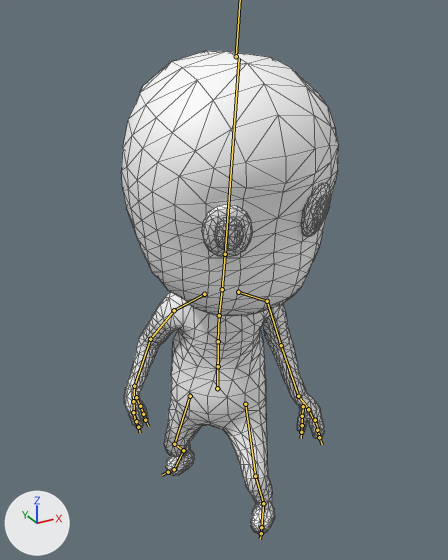
The FBX model Assets/Animations/Idle.fbx: old version first, new version second.
Camera for both pictures: a 50 mm camera at (-1.58, -2.96, 3.09) aimed at (0.0, -0.08, 1.65). The lights are fixed; the arrows at lower left show +X, +Y and +Z. Both versions are drawn at frame 56 of the action 'mixamo.com'; the numbers are the values there. The bones that bend it are drawn over the model as lines. Mesh edges are drawn as thin lines.

Objects in the first picture: 'Ninja'.
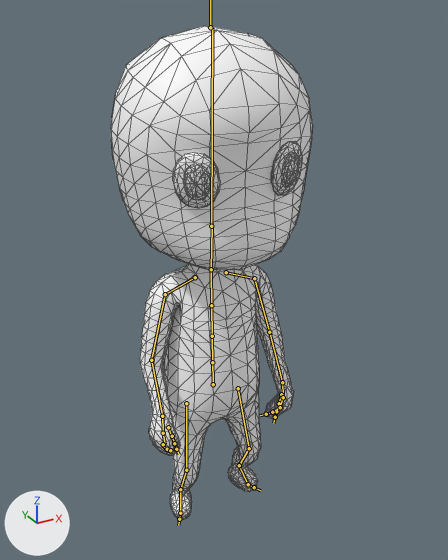
The change in detail:
Bone 'Hips' (bone_hips) moves from (0.9, -9.6, -0.5) to (-2.9, -4.6, 0.6).
Bone 'Hips' (bone_hips) turns from (5, 137, 0) to (3, -180, -1) degrees about its own x, y and z.
Bone 'Spine' (bone_spine) turns from (-6, 5, 1) to (-1, 0, 0) degrees about its own x, y and z.
Bone 'Spine1' (bone_spine1) turns from (-11, 9, 1) to (-1, -3, 0) degrees about its own x, y and z.
Bone 'Spine2' (bone_spine2) turns from (-11, 9, 1) to (-1, -3, 0) degrees about its own x, y and z.
Bone 'Neck' (bone_neck) turns from (4, -1, 0) to (0, 1, 1) degrees about its own x, y and z.
Bone 'Head' (bone_head) turns from (7, 20, 3) to (-5, -2, -3) degrees about its own x, y and z.
Bone 'LeftShoulder' (bone_leftshoulder) turns from (8, 2, 0) to (2, -1, -3) degrees about its own x, y and z.
Bone 'LeftArm' (bone_leftarm) turns from (63, -13, -4) to (71, 5, 22) degrees about its own x, y and z.
Bone 'LeftForeArm' (bone_leftforearm) turns from (5, 3, 46) to (4, -2, 26) degrees about its own x, y and z.
Bone 'LeftHand' (bone_lefthand) turns from (-30, 13, -17) to (3, 4, -20) degrees about its own x, y and z.
Bone 'LeftHandThumb1' (bone_lefthandthumb1) turns from (29, 4, 6) to (13, -10, -7) degrees about its own x, y and z.
Bone 'LeftHandIndex1' (bone_lefthandindex1) turns from (35, -17, 25) to (54, -17, 20) degrees about its own x, y and z.
Bone 'LeftHandIndex2' (bone_lefthandindex2) turns from (-27, -7, -10) to (-9, -4, -9) degrees about its own x, y and z.
Bone 'RightShoulder' (bone_rightshoulder) turns from (10, -4, -8) to (-1, -4, -6) degrees about its own x, y and z.
Bone 'RightArm' (bone_rightarm) turns from (58, -1, 26) to (71, -2, -25) degrees about its own x, y and z.
Bone 'RightForeArm' (bone_rightforearm) turns from (8, 7, -39) to (4, 2, -26) degrees about its own x, y and z.
Bone 'RightHand' (bone_righthand) turns from (1, -8, -9) to (0, 5, 19) degrees about its own x, y and z.
Bone 'RightHandThumb1' (bone_righthandthumb1) turns from (11, 9, -3) to (19, -4, 15) degrees about its own x, y and z.
Bone 'RightHandThumb2' (bone_righthandthumb2) turns from (-10, 5, 18) to (-15, -5, 2) degrees about its own x, y and z.
Bone 'RightHandIndex2' (bone_righthandindex2) turns from (-15, 6, 12) to (8, 2, 7) degrees about its own x, y and z.
Bone 'RightHandIndex3' (bone_righthandindex3) turns from (15, 1, -8) to (26, 1, -11) degrees about its own x, y and z.
Bone 'LeftUpLeg' (bone_leftupleg) turns from (-26, -11, -8) to (-9, -3, -2) degrees about its own x, y and z.
Bone 'LeftLeg' (bone_leftleg) turns from (44, 12, 9) to (38, -8, -6) degrees about its own x, y and z.
Bone 'LeftFoot' (bone_leftfoot) turns from (12, -3, -5) to (26, -5, -5) degrees about its own x, y and z.
Bone 'RightUpLeg' (bone_rightupleg) turns from (8, 13, 15) to (-8, 14, 1) degrees about its own x, y and z.
Bone 'RightLeg' (bone_rightleg) turns from (39, 6, 4) to (35, 2, 2) degrees about its own x, y and z.
Bone 'RightFoot' (bone_rightfoot) turns from (36, 8, 18) to (22, 7, 1) degrees about its own x, y and z.

Boxes (x1, y1, x2, y2) around the edits, measured in the pictures (448 x 560 px):
'Ninja', posed (7% narrower): before (121, 51, 339, 534); after (111, 26, 313, 520)
bone 'Hips', root to tip: before (217, 388) to (217, 362); after (213, 384) to (212, 358)
bone 'Spine', root to tip: before (218, 366) to (218, 341); after (212, 362) to (212, 336)
bone 'Spine1', root to tip: before (218, 341) to (219, 315); after (212, 336) to (211, 305)
bone 'Spine2', root to tip: before (219, 315) to (222, 290); after (211, 305) to (211, 270)
bone 'Neck', root to tip: before (222, 289) to (225, 255); after (211, 269) to (212, 226)
bone 'Head', root to tip: before (225, 254) to (239, 58); after (211, 226) to (212, 28)
bone 'LeftShoulder', root to tip: before (238, 292) to (267, 301); after (226, 272) to (254, 278)
bone 'LeftArm', root to tip: before (267, 301) to (281, 345); after (254, 278) to (269, 332)
bone 'LeftForeArm', root to tip: before (281, 345) to (298, 396); after (269, 332) to (282, 382)
bone 'LeftHand', root to tip: before (298, 396) to (307, 407); after (282, 382) to (283, 395)
bone 'LeftHandThumb1', root to tip: before (303, 406) to (302, 416); after (281, 394) to (279, 403)
bone 'LeftHandIndex1', root to tip: before (308, 409) to (314, 420); after (283, 397) to (279, 408)
bone 'LeftHandIndex2', root to tip: before (315, 420) to (318, 430); after (280, 407) to (273, 412)
bone 'RightShoulder', root to tip: before (204, 294) to (174, 310); after (195, 277) to (165, 294)
bone 'RightArm', root to tip: before (174, 310) to (150, 339); after (165, 294) to (151, 360)
bone 'RightForeArm', root to tip: before (150, 339) to (134, 386); after (151, 360) to (162, 416)
bone 'RightHand', root to tip: before (134, 386) to (133, 399); after (162, 416) to (163, 431)
bone 'RightHandThumb1', root to tip: before (136, 397) to (140, 406); after (168, 427) to (171, 436)
bone 'RightHandThumb2', root to tip: before (140, 406) to (143, 414); after (172, 436) to (174, 443)
bone 'RightHandIndex2', root to tip: before (133, 412) to (135, 421); after (163, 444) to (165, 449)
bone 'RightHandIndex3', root to tip: before (136, 421) to (138, 427); after (167, 449) to (170, 450)
bone 'LeftUpLeg', root to tip: before (245, 404) to (255, 476); after (238, 388) to (249, 448)
bone 'LeftLeg', root to tip: before (255, 476) to (263, 503); after (249, 448) to (239, 465)
bone 'LeftFoot', root to tip: before (263, 503) to (261, 527); after (239, 465) to (248, 484)
bone 'RightUpLeg', root to tip: before (190, 396) to (174, 444); after (186, 403) to (186, 470)
bone 'RightLeg', root to tip: before (174, 444) to (183, 450); after (186, 470) to (180, 489)
bone 'RightFoot', root to tip: before (183, 450) to (174, 469); after (180, 489) to (180, 513)
